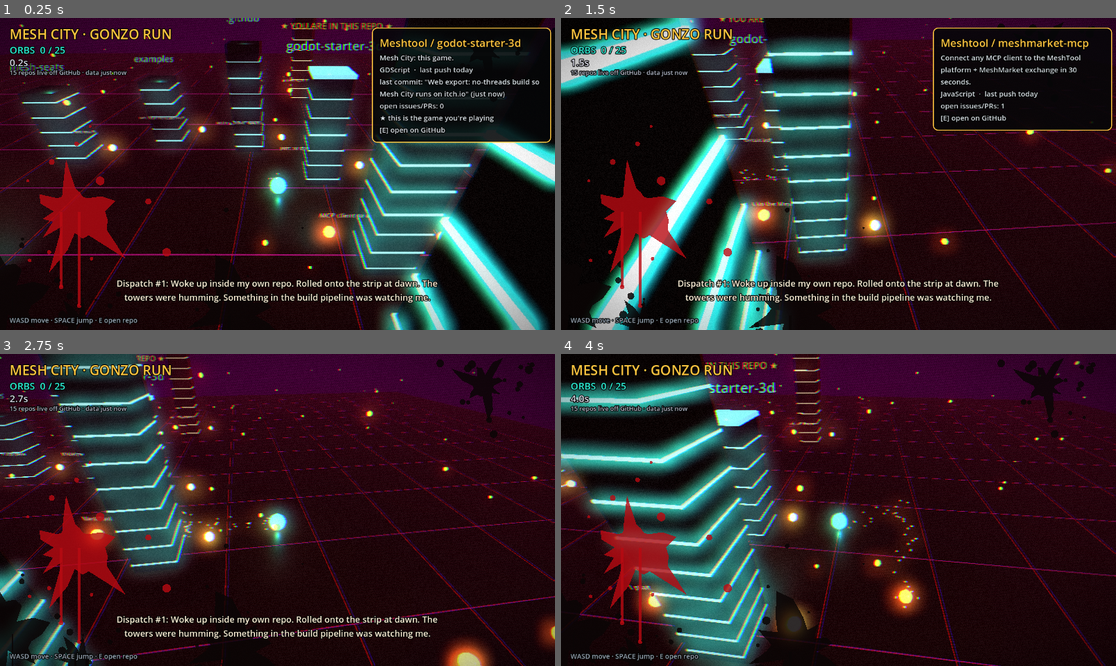
Above: before the commit, frames 1-4 (two rows, left to right).
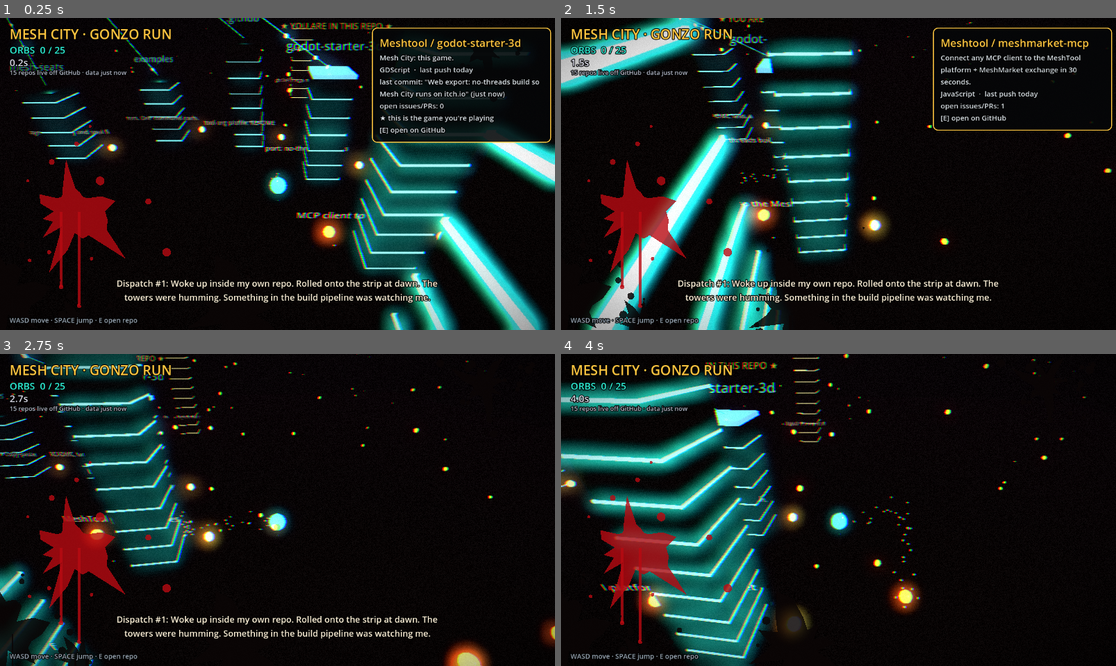
Above: after the commit, the same moments.

Repository: Meshtool/godot-starter-3d
Game: Godot game, scene res://main.tscn
Same seed, same stepped clock (60 frames per second), same inputs: the game is played once before the commit and once after it.
Inputs:
- Up to frame 1 (0.25 s): no input
- Up to frame 2 (1.5 s): tap Enter at 0.5, 1.35 s; hold D (mv_right) 0.53-1.28 s; hold E (open_repo) 0.53-1.28 s; tap Space (mv_jump) at 0.77 s; hold S (mv_back) from 1.28 s (still down)
- Up to frame 3 (2.75 s): tap Space (mv_jump) at 1.52 s; release S (mv_back) at 2.03 s; hold D (mv_right) from 2.03 s (still down); hold E (open_repo) from 2.03 s (still down)
- Up to frame 4 (4 s): release D (mv_right) at 2.78 s; release E (open_repo) at 2.78 s; hold W (mv_fwd) 2.78-3.53 s; tap Enter at 2.85 s; tap Space (mv_jump) at 3.02, 3.77 s; hold A (mv_left) from 3.53 s (still down); hold E (open_repo) from 3.53 s (still down)

The runs differ from the first frame. In frame 1, 47% of the frame differs, in the area x 0-100%, y 0-100%; in frame 2, 35%; in frame 3, 59%; in frame 4, 55%.

Commit message:
The void: drop the grid, ink-mirror sea, drifting dust, the runtime heart with receipt pulses
Every tower is threaded to the runtime hanging over the city; light runs up each
thread as receipts, fresher repos send more and faster. Bigger commit tickers.

Co-Authored-By: Claude Opus 5.5 <noreply@anthropic.com>
Claude-Session: https://claude.ai/code/session_01MgNxVZHFd7e9QxUicJ6U3u

Diff:
--- a/main.gd
+++ b/main.gd
@@ -24,6 +24,8 @@
 var self_repo := ""      # "org/name" of this game's own repo (from repos.json)
 var self_pos = null
 var data_generated := ""
+const HEART := Vector3(0, 16, 0)  # the runtime: every repo's receipts flow here
+var pulses: Array = []   # {node, from, to, t, speed}
 var orbs: Array = []     # Area3D
 var total_orbs := 0
 var collected := 0
@@ -80,13 +82,13 @@
 func _setup_environment() -> void:
 	var env := Environment.new()
 	env.background_mode = Environment.BG_COLOR
-	env.background_color = Color(0.06, 0.0, 0.05)  # desert night, bruised purple
+	env.background_color = Color(0.008, 0.0, 0.015)  # the void: almost nothing, a bruise of violet
 	env.ambient_light_source = Environment.AMBIENT_SOURCE_COLOR
 	env.ambient_light_color = Color(0.12, 0.16, 0.2)
 	env.ambient_light_energy = 0.6
 	env.fog_enabled = true
-	env.fog_light_color = Color(0.25, 0.04, 0.12)
-	env.fog_density = 0.018
+	env.fog_light_color = Color(0.06, 0.01, 0.07)
+	env.fog_density = 0.028  # the edge of the city dissolves instead of ending
 	env.glow_enabled = true
 	env.glow_intensity = 1.1
 	env.glow_bloom = 0.15
@@ -112,21 +114,32 @@
 	var box := BoxMesh.new()
 	box.size = shape.size
 	mesh.mesh = box
-	mesh.material_override = _mat(Color(0.28, 0.12, 0.06), Color.BLACK, 0.0, 0.0)  # baked desert hardpan
+	# the void: no floor, no grid — a still black ink sea that catches the light
+	var ink := _mat(Color(0.01, 0.005, 0.015), Color.BLACK, 0.0, 1.0)
+	ink.roughness = 0.08
+	mesh.material_override = ink
 	ground.add_child(mesh)
 	ground.position.y = -0.5
 	add_child(ground)
 
-	# grid lines: the mesh under the city
-	for i in range(-60, 61, 6):
-		for axis in 2:
-			var line := MeshInstance3D.new()
-			var lb := BoxMesh.new()
-			lb.size = Vector3(120, 0.02, 0.04) if axis == 0 else Vector3(0.04, 0.02, 120)
-			line.mesh = lb
-			line.position = Vector3(0, 0.01, i) if axis == 0 else Vector3(i, 0.01, 0)
-			line.material_override = _mat(ACID, ACID, 0.6, 0.0)
-			add_child(line)
+	# drifting dust of the void: pale specks hanging in nothing
+	var dust := CPUParticles3D.new()
+	dust.amount = 500
+	dust.lifetime = 30.0
+	dust.preprocess = 30.0
+	dust.emission_shape = CPUParticles3D.EMISSION_SHAPE_BOX
+	dust.emission_box_extents = Vector3(80, 30, 80)
+	dust.position.y = 32
+	dust.gravity = Vector3(0, -0.02, 0)
+	dust.initial_velocity_min = 0.0
+	dust.initial_velocity_max = 0.15
+	dust.spread = 180.0
+	var dm := SphereMesh.new()
+	dm.radius = 0.04
+	dm.height = 0.08
+	dm.material = _mat(Color(0.8, 0.85, 1.0), Color(0.8, 0.85, 1.0), 2.0, 0.0)
+	dust.mesh = dm
+	add_child(dust)
 
 
 func _build_lava() -> void:
@@ -212,6 +225,62 @@
 			var pos := Vector3(cos(ang) * radius, 0, sin(ang) * radius)
 			_build_tower(list[i], pos, tint)
 		ring += 1
+	_build_heart()
+
+
+func _build_heart() -> void:
+	# the trust engine hangs over the city; every tower is threaded to it
+	var core := MeshInstance3D.new()
+	var sm := SphereMesh.new()
+	sm.radius = 1.4
+	sm.height = 2.8
+	core.mesh = sm
+	core.material_override = _mat(Color(1, 0.95, 0.85), GOLD, 5.0, 0.0)
+	core.position = HEART
+	add_child(core)
+	var hl := OmniLight3D.new()
+	hl.light_color = GOLD
+	hl.light_energy = 2.5
+	hl.omni_range = 26.0
+	hl.position = HEART
+	add_child(hl)
+	var heart_label := Label3D.new()
+	heart_label.text = "THE RUNTIME · every receipt ends up here"
+	heart_label.font_size = 52
+	heart_label.pixel_size = 0.01
+	heart_label.outline_size = 12
+	heart_label.modulate = GOLD
+	heart_label.billboard = BaseMaterial3D.BILLBOARD_ENABLED
+	heart_label.position = HEART + Vector3(0, 2.4, 0)
+	add_child(heart_label)
+	for tw in towers:
+		var top: Vector3 = tw.top
+		var heat: float = tw.heat
+		_filament(top, HEART, Color(tw.color, 0.25 + heat * 0.5), 0.2 + heat * 1.6)
+		# receipts: light runs from the repo up to the runtime — fresher repos send more, faster
+		for k in 1 + int(heat * 3.0):
+			var p := MeshInstance3D.new()
+			var pm := SphereMesh.new()
+			pm.radius = 0.12
+			pm.height = 0.24
+			p.mesh = pm
+			p.material_override = _mat(tw.color, tw.color, 6.0, 0.0)
+			add_child(p)
+			pulses.append({"node": p, "from": top, "to": HEART, "t": randf(), "speed": 0.08 + heat * 0.25})
+
+
+func _filament(a: Vector3, b: Vector3, color: Color, energy: float) -> void:
+	var f := MeshInstance3D.new()
+	var bm := BoxMesh.new()
+	var len := a.distance_to(b)
+	bm.size = Vector3(0.04, 0.04, len)
+	f.mesh = bm
+	var m := _mat(color, color, energy, 0.0)
+	m.transparency = BaseMaterial3D.TRANSPARENCY_ALPHA
+	f.material_override = m
+	add_child(f)
+	f.position = (a + b) * 0.5
+	f.look_at(b, Vector3.UP if absf((b - a).normalized().dot(Vector3.UP)) < 0.99 else Vector3.RIGHT)
 
 
 func _district_sign(org: String, radius: float, tint: Color, ring: int) -> void:
@@ -301,9 +370,9 @@
 		msg = repo.get("desc", "")
 	if msg != "":
 		var tk := Label3D.new()
-		tk.font_size = 34
+		tk.font_size = 52
 		tk.pixel_size = 0.01
-		tk.outline_size = 8
+		tk.outline_size = 12
 		tk.modulate = Color(1, 0.95, 0.8)
 		tk.billboard = BaseMaterial3D.BILLBOARD_FIXED_Y
 		var toward := -pos.normalized() if pos.length() > 0.1 else Vector3.FORWARD
@@ -324,7 +393,7 @@
 		self_pos = pos
 
 	add_child(body)
-	towers.append({"node": body, "repo": repo, "pos": pos})
+	towers.append({"node": body, "repo": repo, "pos": pos, "top": pos + Vector3(0, height + 0.3, 0), "heat": heat, "color": color})
 
 	# orbs: one per open issue/PR (named, when the data has titles), plus one for showing up
 	var items: Array = repo.get("items", [])
@@ -469,6 +538,9 @@
 		dispatch_timer -= delta
 		dispatch.modulate.a = clampf(dispatch_timer, 0.0, 1.0)
 
+	for pl in pulses:
+		pl.t = fmod(pl.t + delta * pl.speed, 1.0)
+		pl.node.position = pl.from.lerp(pl.to, pl.t)
 	ticker_clock += delta
 	if ticker_clock > 0.14:
 		ticker_clock = 0.0
